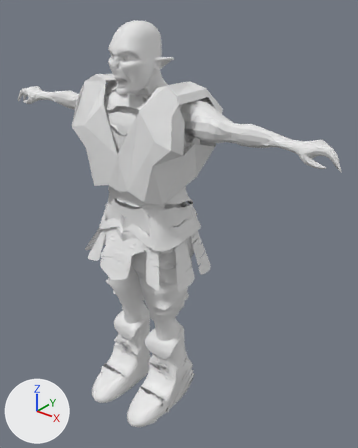
A saved change to the Blender file TowerDefense/Assets/Resources/blender/orc_archer/model_orc_archer.blend.
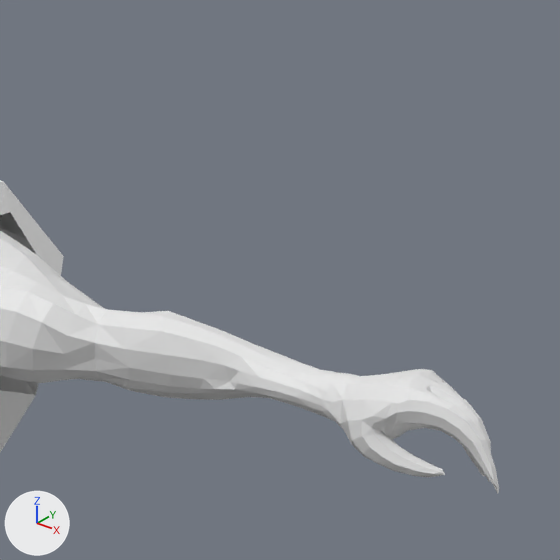
The first picture shows the older version from a camera (50 mm lens) standing at (14.9, -17.8, 20.8) and looking at (1.2, -0.7, 10.2). The close-ups show both versions on the part from 57% to 100% of the width and 9% to 43% of the height of that picture. The axes (+X, +Y, +Z) are drawn at lower left. The lights are the same throughout.

Script lines for the objects in view, before the commit:
```python
me_object_1 = bpy.data.meshes.new('Object.1')
me_object_1.from_pydata(...)  # 16788 vertices, 31846 faces, 2 loose edges; spans x -9.2..9.2, y -15.4..4.0, z -2.3..2.3
me_plane_005 = bpy.data.meshes.new('Plane.005')
me_plane_005.from_pydata(...)  # 36 vertices, 19 faces; spans x -1.14..0.02, y -1.91..1.87, z -4.8..0.33
ob_armature_body = bpy.data.objects.new('armature_body', me_plane_005)
ob_armature_body.location = (-0.16, -1.4, 16.83)
ob_armature_body.scale = (-2.87, 1.0, 1.0)
_m = ob_armature_body.modifiers.new('Mirror', 'MIRROR')
ob_body = bpy.data.objects.new('body', me_object_1)
ob_body.location = (0.0, -2.28, 15.46)
ob_body.rotation_euler = (1.571, 0.0, 0.0)  # degrees (90, 0, 0)
ob_body.scale = (-1.0, 1.0, 1.0)
_m = ob_body.modifiers.new('Mirror', 'MIRROR')
```
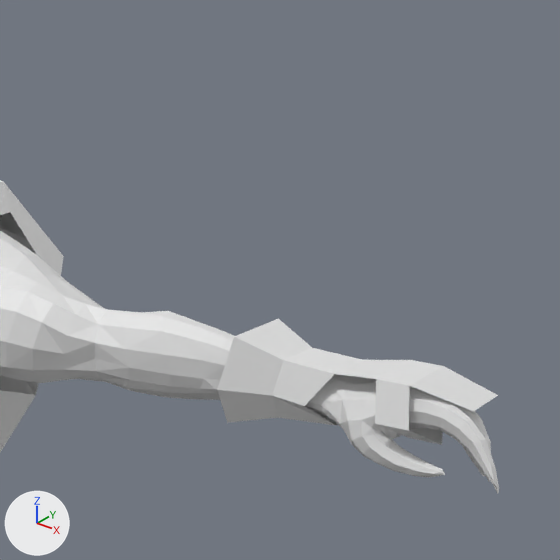
Edits to the bpy script that builds the scene:
```text
Add me_plane_006:
    me_plane_006.from_pydata(...)  # 34 vertices, 21 faces; spans x -3.135..-2.245, y -0.62..0.582, z -0.768..0.251
Add ob_armor_hands:
    ob_armor_hands = bpy.data.objects.new('armor_hands', me_plane_006)
    ob_armor_hands.location = (-0.16, -1.4, 15.73)
    ob_armor_hands.scale = (-2.87, 1.0, 1.0)
    _m = ob_armor_hands.modifiers.new('Mirror', 'MIRROR')
```

Location of each change, [x1, y1, x2, y2] in pixels of the close-ups (560 x 560 px):
'armor_hands', added: after [217, 319, 498, 445]
